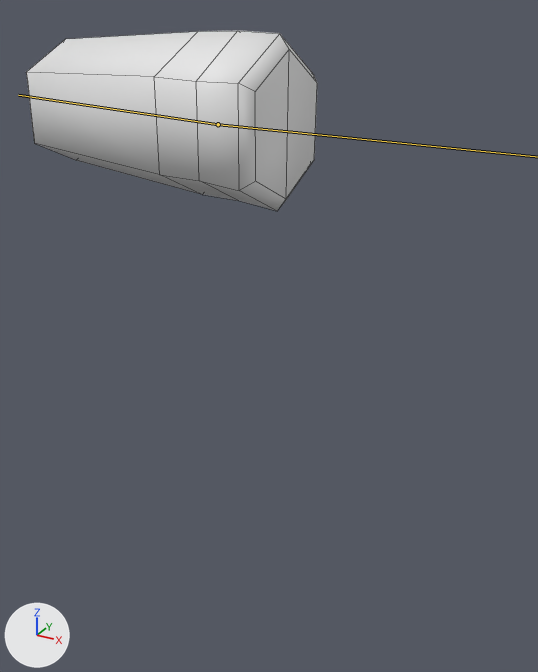
The FBX model ECOE sim/Assets/Art/Characters/Resources/Clothes/Accessories/ArmPlaster.fbx as it was, and as the next commit left it.
Both versions are drawn from a 50 mm lens placed at (-0.146, -1.108, 0.767), pointed at (-0.747, -0.015, 0.22). The axes (+X, +Y, +Z) are drawn at lower left. The lights are the same throughout. The picture after the commit comes second. The bones that change are drawn over the model as lines. Mesh edges are drawn as thin lines.

Names of what the first picture shows: 'ArmPlaster'.
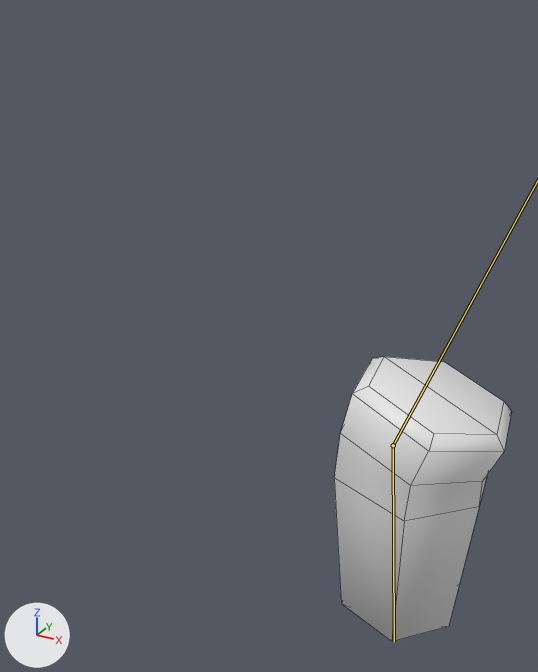
The newer file adds an action. The first version stands in its rest pose; the second is drawn at frame 1 of the action 'CartoonArmature|Idle.002'.

The change in detail:
Bone 'Arm.L' (bone_arm_l) turns from (0, 0, 0) to (-76, 21, -13) degrees about its own x, y and z.
Bone 'Elbow.L' (bone_elbow_l) turns from (0, 0, 0) to (-14, -2, -6) degrees about its own x, y and z.

Where the change shows, as pixel boxes [x1, y1, x2, y2] in the pictures (538 x 672 px):
'ArmPlaster', posed (39% narrower, 57% taller)
    before: [26, 30, 317, 211]
    after: [334, 357, 512, 642]
bone 'Elbow.L', root to tip
    before: (218, 124) to (18, 95)
    after: (393, 445) to (394, 642)
